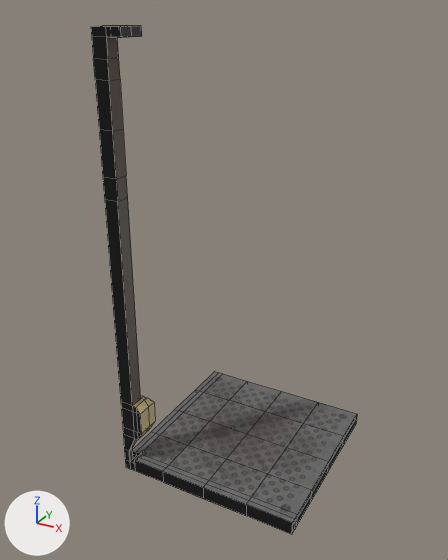
Two versions of the Blender file Assets/Models and Textures/WallConvex.blend, one commit apart.
Before and after are seen from a 50 mm camera at (5.22, -10.6, 9.28) aimed at (-0.41, -0.37, 4.16). The lights are fixed; the arrows at lower left show +X, +Y and +Z. The picture after the commit comes second. Mesh edges are drawn as thin lines.

The scene before the commit, as lines of its bpy script (objects in view):
```python
me_cube_005 = bpy.data.meshes.new('Cube.005')
me_cube_005.from_pydata(...)  # 236 vertices, 212 faces; spans x -2.0..2.0, y -2.0..2.0, z -0.1..9.0
# faces by material slot: [32, 117, 16, 18, 29]
me_cube_005.materials.append(mat_floor_metal)  # picture img_floor_texture_png
me_cube_005.materials.append(mat_underbelly)  # black #000000
me_cube_005.materials.append(mat_wall_base)  # brown #504339
me_cube_005.materials.append(mat_hazard_wall)  # beige #c9b783
me_cube_005.materials.append(mat_dark_metal_1)  # black #2b2b2b
ob_cornerwall_001 = bpy.data.objects.new('CornerWall.001', me_cube_005)
ob_cornerwall_001.location = (0.0, 0.0, 0.0)
```
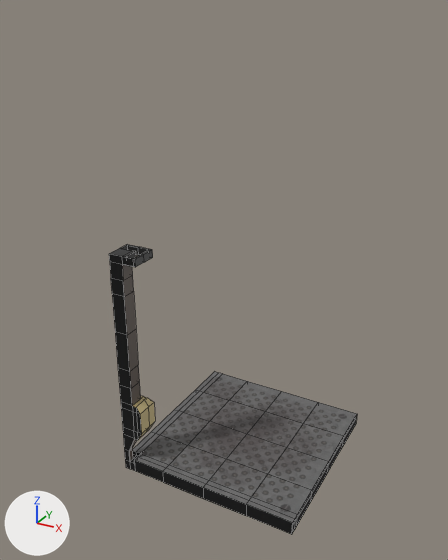
Where the newer file only moved an object's origin or applied its transform, the numbers keep the older frame.

Location of each change, (x1, y1, x2, y2) in pixels of the pictures (448 x 560 px; the box of a moved part takes in the faces that stretch with it):
'CornerWall.001', reshaped (7% narrower, 43% shorter): before (91, 25, 357, 534); after (109, 244, 357, 534)
part 1 of me_cube_005, moved or reshaped: before (91, 25, 142, 406); after (109, 244, 153, 406)

Edits to the bpy script that builds the scene:
```text
Change me_cube_005:
    used by ob_cornerwall_001; location = (0.0, 0.0, 0.0)
    remove me_cube_005.from_pydata(...)  # 236 vertices, 212 faces; spans x -2.0..2.0, y -2.0..2.0, z -0.1..9.0
    add me_cube_005.from_pydata(...)  # 236 vertices, 212 faces; spans x -2.0..2.0, y -2.0..2.0, z -0.1..5.0
    me_cube_005 part 1: all 54 vertices in x -2.0..-1.4, y -2.0..-1.42, z 6.06..9.0 are moved by (0.0, 0.0, -4.0)
```
